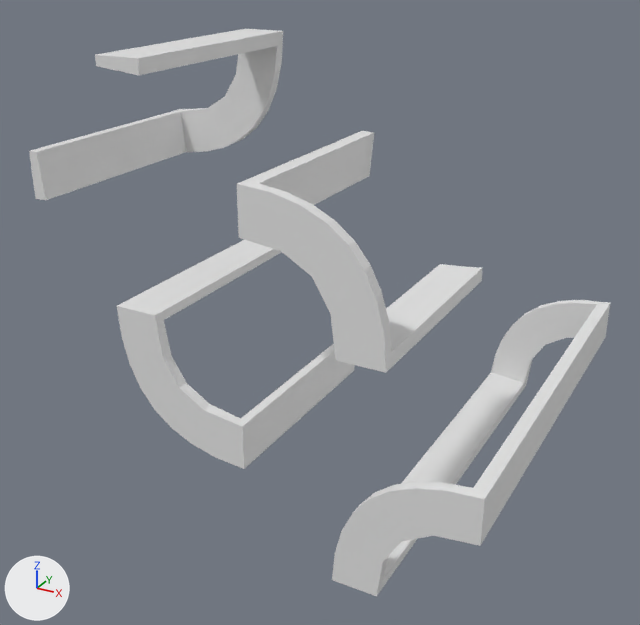
Before and after pictures for a commit that changed the OBJ model data/bmc/SET_4W2C/t_413.obj.
One viewpoint serves both versions: a camera (50 mm lens) standing at (0.87, -1.768, 0.721) and looking at (-0.054, -0.089, -0.119). Lighting does not change. The marker at lower left points along +X, +Y and +Z. Where no turn or scale is listed for an object, it has been applied to the vertices.

Before the edit, the objects in view are built like this:
```python
me_t_413 = bpy.data.meshes.new('t_413')
me_t_413.from_pydata(...)  # 212 vertices, 416 faces; spans x -0.496..0.5, y -0.5..0.5, z -0.5..0.501
ob_t_413 = bpy.data.objects.new('t_413', me_t_413)
ob_t_413.location = (0.0, 0.0, 0.0)
```
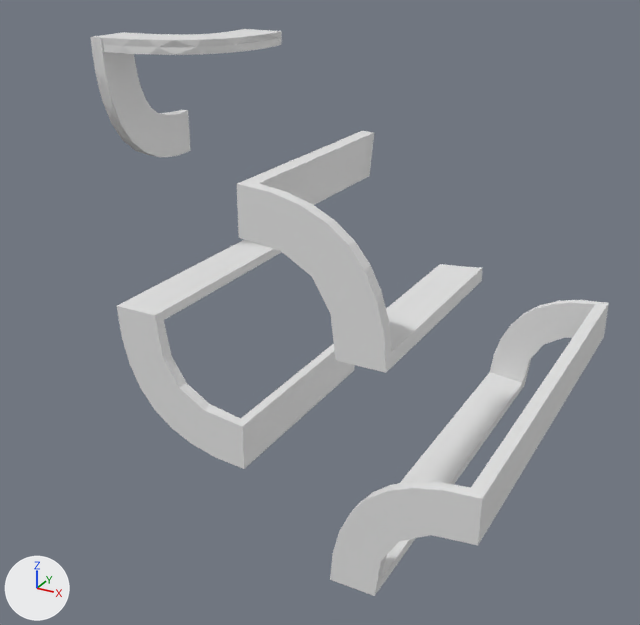
What the commit changed:
me_t_413 is used by ob_t_413; location (0.0, 0.0, 0.0).
me_t_413 had 212 vertices, 416 faces and spanned x -0.496..0.5, y -0.5..0.5, z -0.5..0.501.
me_t_413 now has 421 vertices, 810 faces and spans x -0.5..0.496, y -0.5..0.5, z -0.501..0.5.
me_t_413 part 1: the loose piece of 80 vertices spanning x 0.2..0.5, y -0.5..0.5, z -0.5..-0.2 is rebuilt with 132 vertices and now spans x 0.196..0.496, y -0.5..0.5, z -0.501..-0.201.
me_t_413 part 2: the loose piece of 44 vertices spanning x -0.496..-0.196, y -0.5..0.0, z 0.201..0.501 is rebuilt with 145 vertices and now spans x -0.5..-0.199, y -0.287..0.0, z 0.199..0.5.

Changed parts and their boxes [x1, y1, x2, y2] in the pictures (640 x 625 px):
't_413', reshaped (11% narrower): before [29, 29, 610, 597]; after [91, 29, 609, 596]
part 1 of me_t_413, rebuilt: before [332, 300, 610, 597]; after [330, 300, 609, 596]
part 2 of me_t_413, rebuilt (25% narrower, 25% shorter): before [29, 29, 283, 200]; after [91, 29, 282, 157]
